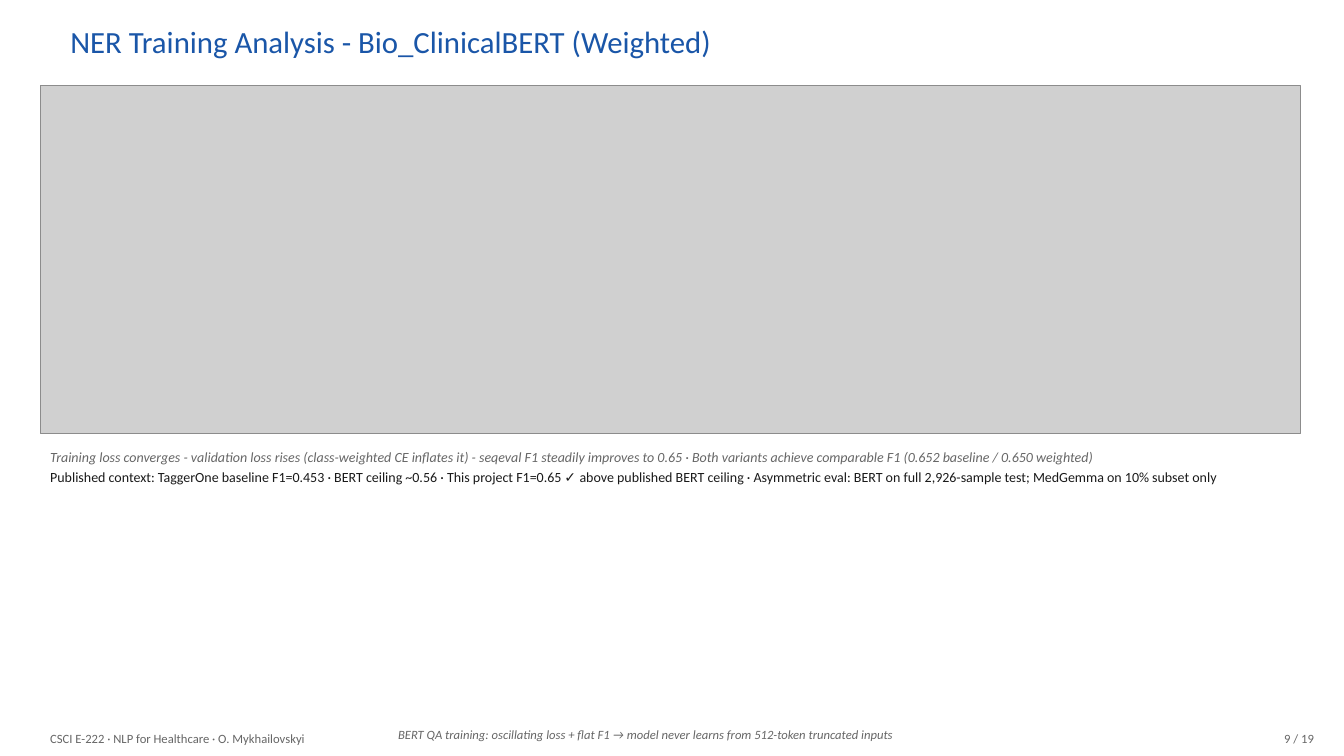
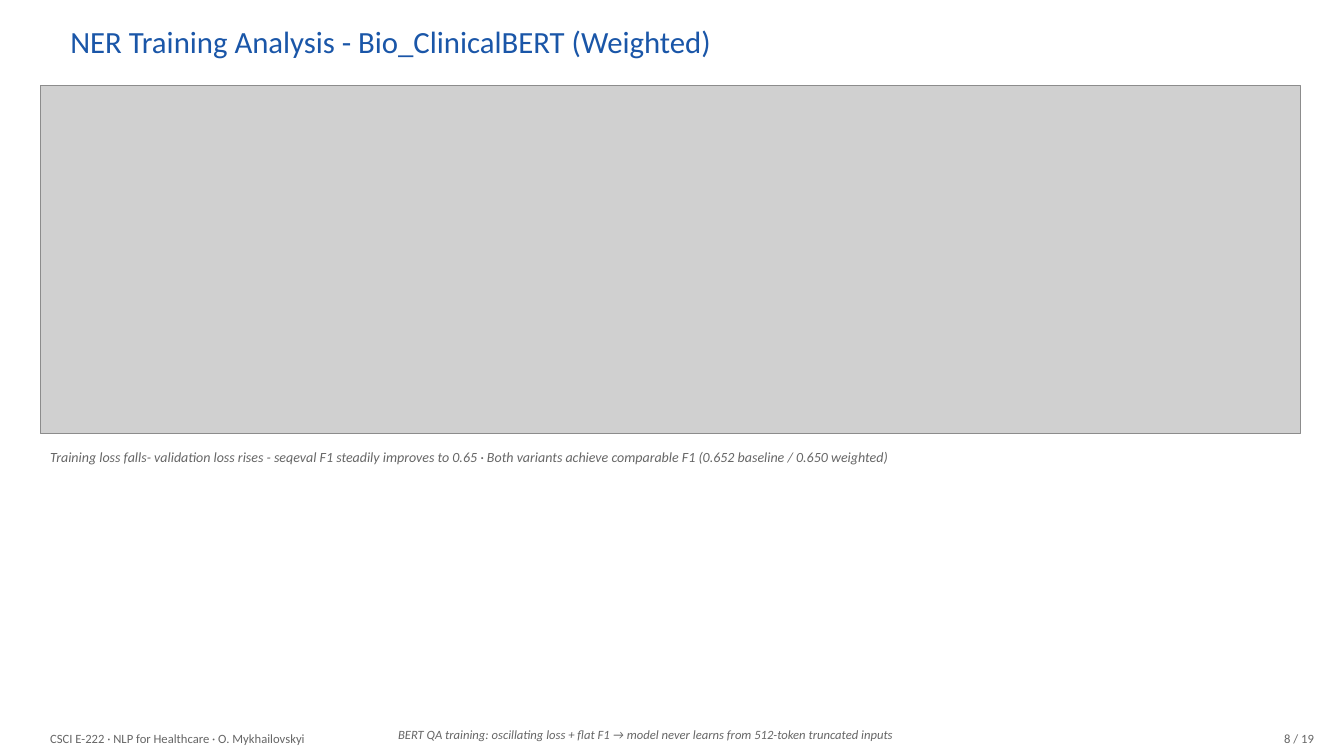
Before and after one commit to vonKleve/csci-e222-final-project, a slide deck: slide 8 of NLP_Healthcare_Mykhailovskyi.pptx (slide 9 before the commit). Drawn at 1344x756 pixels with LibreOffice and Linux fonts; fonts in the diff are those of the drawing; grey boxes stand for pictures. Boxes give left, top, right and bottom in pixels: in the first picture for what was removed or moved away, otherwise in the second. Text is boxed around its words. In the diff, an @@ line names an element or a change of style, - is before the commit and + after.

```diff
--- a/NLP_Healthcare_Mykhailovskyi.pptx
+++ b/NLP_Healthcare_Mykhailovskyi.pptx
@@ text at (50, 452, 888, 465): text changed @@
-Training loss converges - validation loss rises (class-weighted CE inflates it) - seqeval F1 steadily improves to 0.65 · Both variants achieve comparable F1 (0.652 baseline / 0.650 weighted)
+Training loss falls- validation loss rises - seqeval F1 steadily improves to 0.65 · Both variants achieve comparable F1 (0.652 baseline / 0.650 weighted)
@@ text removed at (50, 472, 1216, 485) @@
-Published context: TaggerOne baseline F1=0.453 · BERT ceiling ~0.56 · This project F1=0.65 ✓ above published BERT ceiling · Asymmetric eval: BERT on full 2,926-sample test; MedGemma on 10% subset only
```
Also in this commit, not shown: 8 other slides changed, 1 slide removed, 1 other file.
